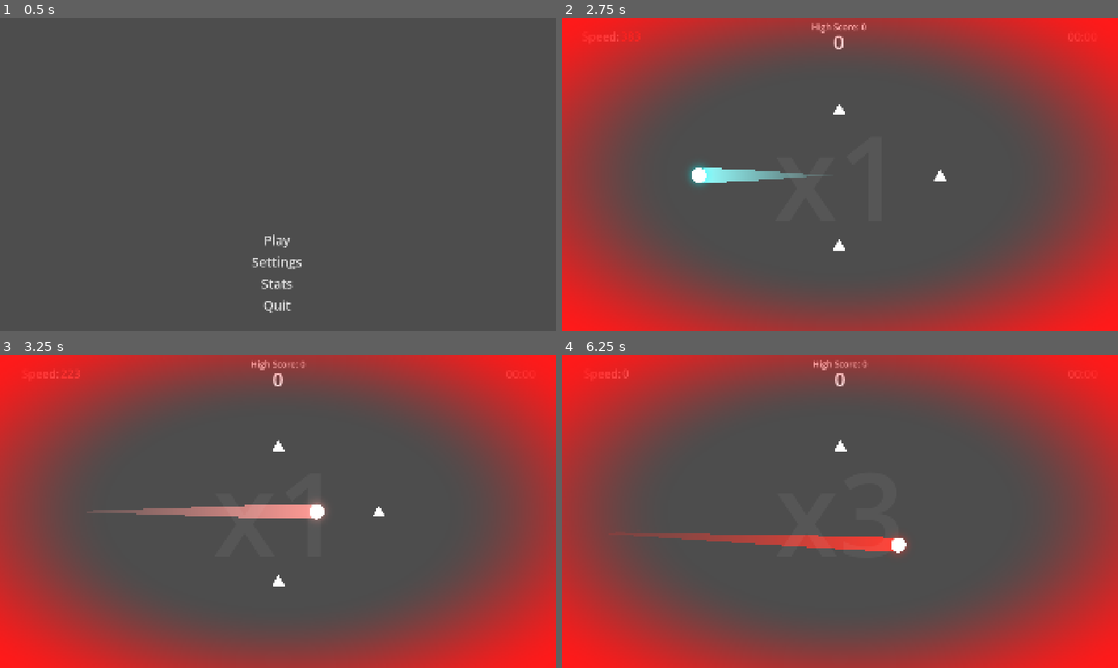
Above: before the commit, frames 1-4 (two rows, left to right).
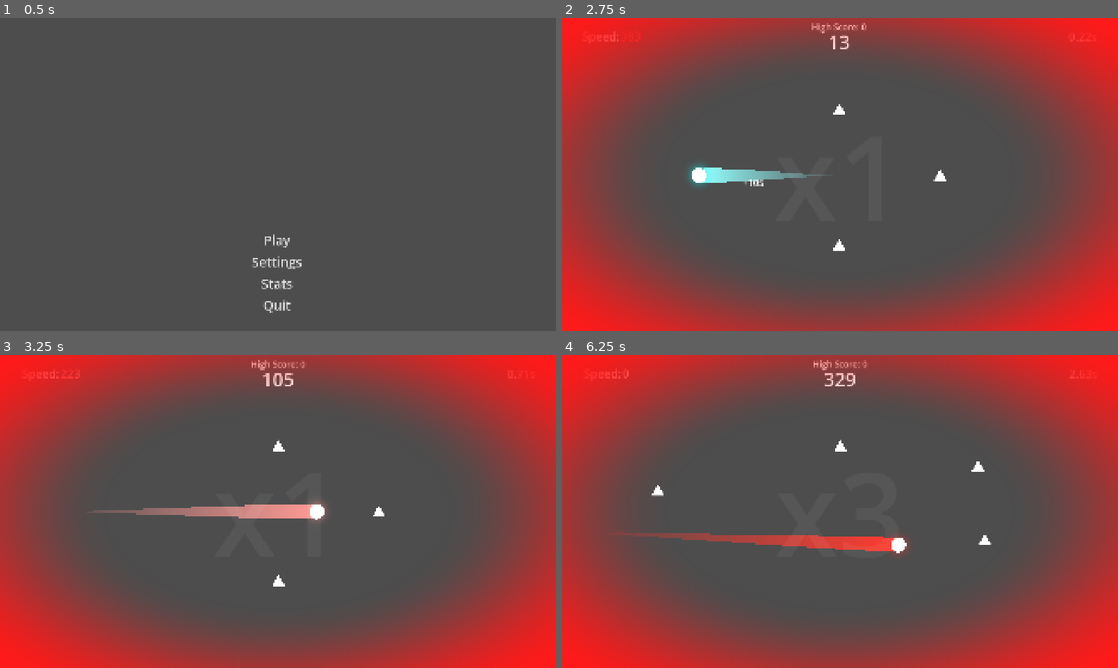
Above: after the commit, the same moments.

Repository: Yumei1010/Ball
Game: Godot game, scene res://Scene/main_menu.tscn
The game is run twice, just before and just after one commit, with the same random seed, the same clock (stepped at 60 frames per second) and the same inputs.
Inputs (mouse positions are in pixels of both pictures, inside the frame that each line leads up to):
- Up to frame 1 (0.5 s): no input
- Up to frame 2 (2.75 s): click "Play" at 0.5 s; tap Enter at 1.25 s; move the mouse to (962, 158) at 1.27 s; hold Right (ui_right) 1.28-2 s; click (962, 158) at 1.42 s; tap P (debug_reset) at 2 s; drag from (728, 190) to (840, 174) at 2.02 s
- Up to frame 3 (3.25 s): move the mouse to (333, 442) at 2.77 s; hold Right (ui_right) from 2.78 s (still down)
- Up to frame 4 (6.25 s): release Right (ui_right) at 3.5 s; drag from (812, 574) to (840, 448) at 3.52 s; move the mouse to (1006, 558) at 4.27 s; hold Left (ui_left) 4.28-5 s; drag from (673, 464) to (840, 511) at 5.02 s; move the mouse to (867, 511) at 5.77 s; hold Left (ui_left) from 5.78 s (still down); click (867, 511) at 5.92 s

Frame 1 is identical in both runs. In frame 2, 0.1% of the frame differs, in the area x 32-52%, y 5-54%; in frame 3, less than 0.1%; in frame 4, 0.3%, in the area x 16-78%, y 5-61%.
Error before the commit: Parse Error: Identifier "spawn_shape_resource" not declared in the current scope. (res://Script/Other/enemy_spawner.gd:224)

Commit message:
fix: enemy_spawner spawn_shape_resource 作用域 + JSON Variant 类型警告
Co-Authored-By: Claude Opus 4.7 <noreply@anthropic.com>

Diff:
--- a/Script/Other/enemy_spawner.gd
+++ b/Script/Other/enemy_spawner.gd
@@ -38,7 +38,7 @@
 	if not file:
 		push_error("enemy_spawner: Cannot open spawn_waves.json")
 		return
-	var json_data := JSON.parse_string(file.get_as_text())
+	var json_data = JSON.parse_string(file.get_as_text())
 	file.close()
 	if json_data == null or not json_data.has("waves"):
 		push_error("enemy_spawner: Invalid spawn_waves.json")
@@ -215,13 +215,11 @@
 
 	# 1. 获取生成区域碰撞体（CollisionShape2D）的形状资源（Shape）
 	#    这个形状资源（比如 RectangleShape2D）内部，才存储着真正的尺寸信息。
-	if not spawn_zone_shape: return Vector2.INF; var spawn_shape_resource := spawn_zone_shape.shape
+	if not spawn_zone_shape: return Vector2.INF
+	var spawn_shape_resource := spawn_zone_shape.shape
+	var local_rect := spawn_shape_resource.get_rect()
 
 	# 2. 获取这个形状资源的【局部】矩形范围。
-	#    例如，一个大小为 (1920, 1080) 的矩形，它的 get_rect() 结果
-	#    通常是 Rect2( -960, -540, 1920, 1080 )，
-	#    因为它的大小是从中心点向两边延伸的。
-	var local_rect = spawn_shape_resource.get_rect()
 
 	# 3. 我们进行多次尝试（比如 20 次），以提高找到安全位置的几率。
 	for _i: int in range(20):
